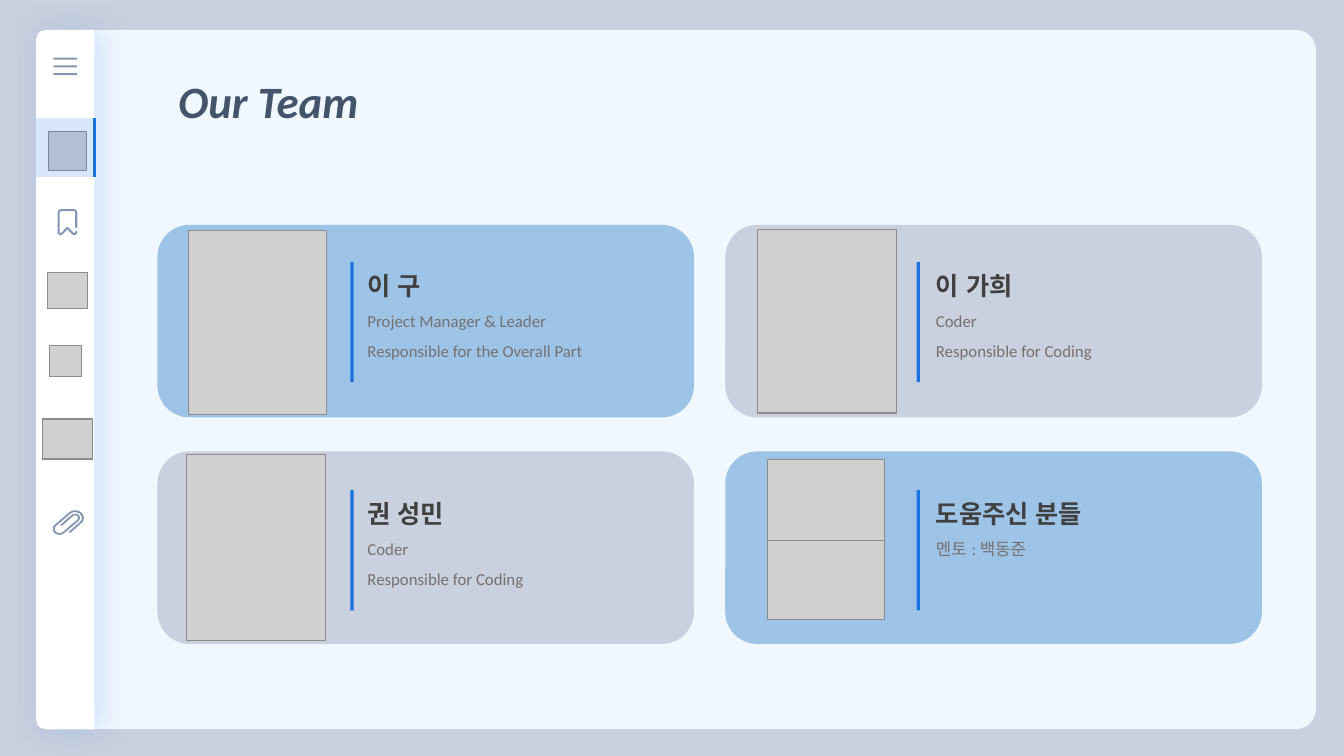
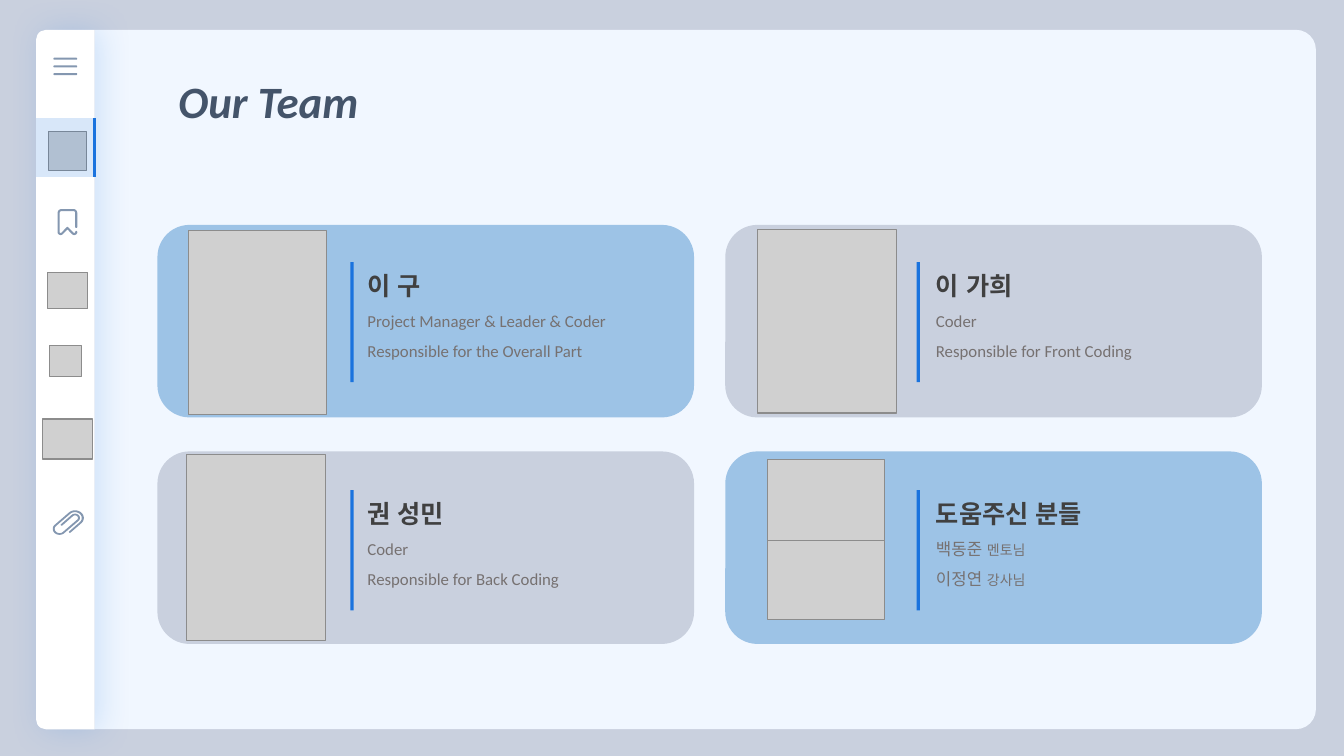
Before and after one commit to florentious/AutoGenerating_VariableName, a slide deck: slide 3 of Text/Presentation/presentation_ver0_4.pptm. Drawn at 1344x756 pixels with LibreOffice and Linux fonts; fonts in the diff are those of the drawing; grey boxes stand for pictures. Boxes give left, top, right and bottom in pixels: in the first picture for what was removed or moved away, otherwise in the second. Text is boxed around its words. In the diff, an @@ line names an element or a change of style, - is before the commit and + after.

```diff
--- a/Text/Presentation/presentation_ver0_4.pptm
+++ b/Text/Presentation/presentation_ver0_4.pptm
@@ text at (367,315,606,330): text changed @@
-Project Manager & Leader
+Project Manager & Leader & Coder
@@ text at (936,345,1132,360): text changed @@
-Responsible for Coding
+Responsible for Front Coding
@@ text at (936,541,1026,586): text changed @@
-멘토 : 백동준
+백동준 멘토님
+이정연 강사님
@@ text at (367,573,559,588): text changed @@
-Responsible for Coding
+Responsible for Back Coding
```
Also in this commit, not shown: 8 other slides changed, 2 slides added, 1 slide removed, 22 other files.
